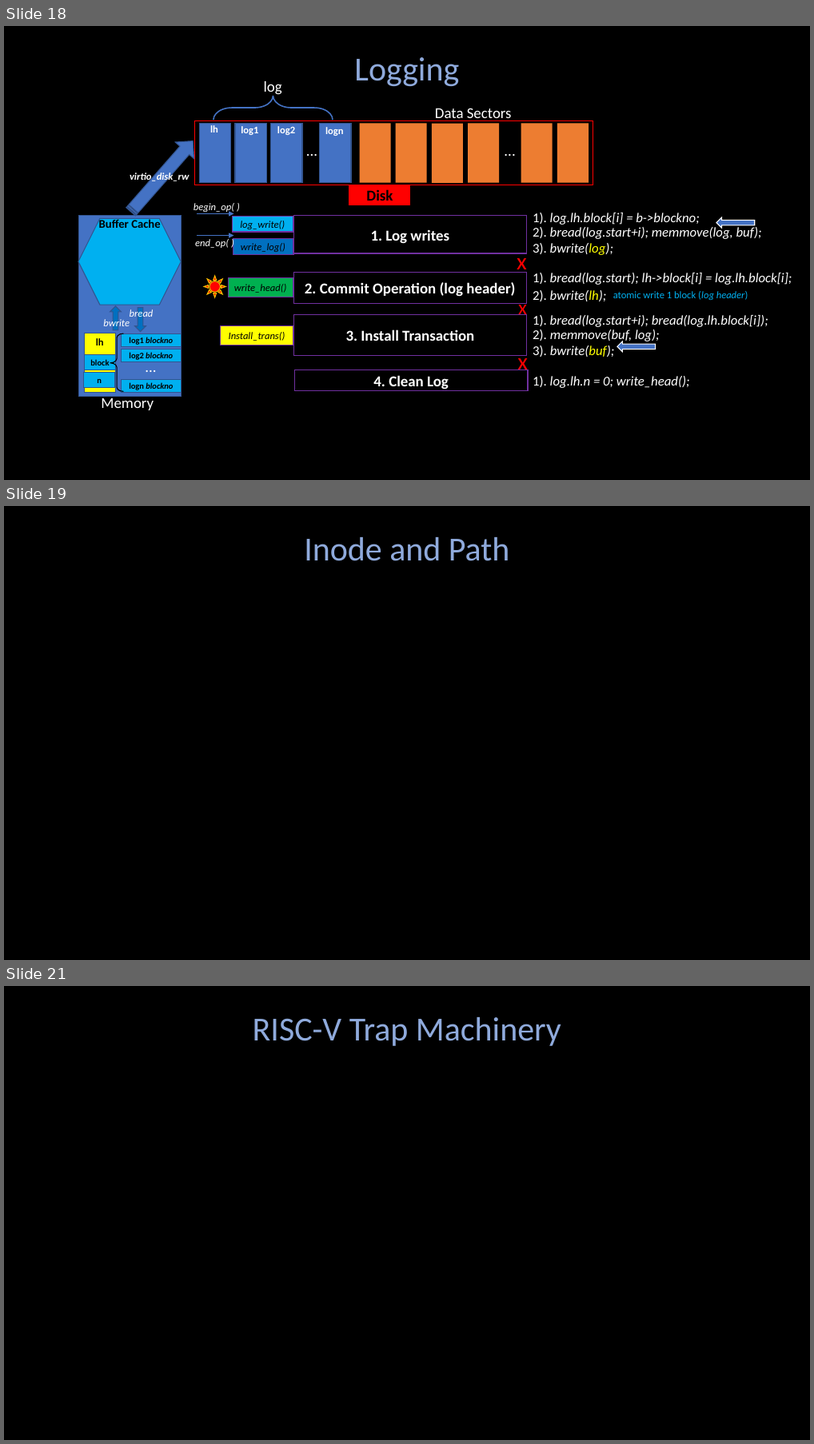
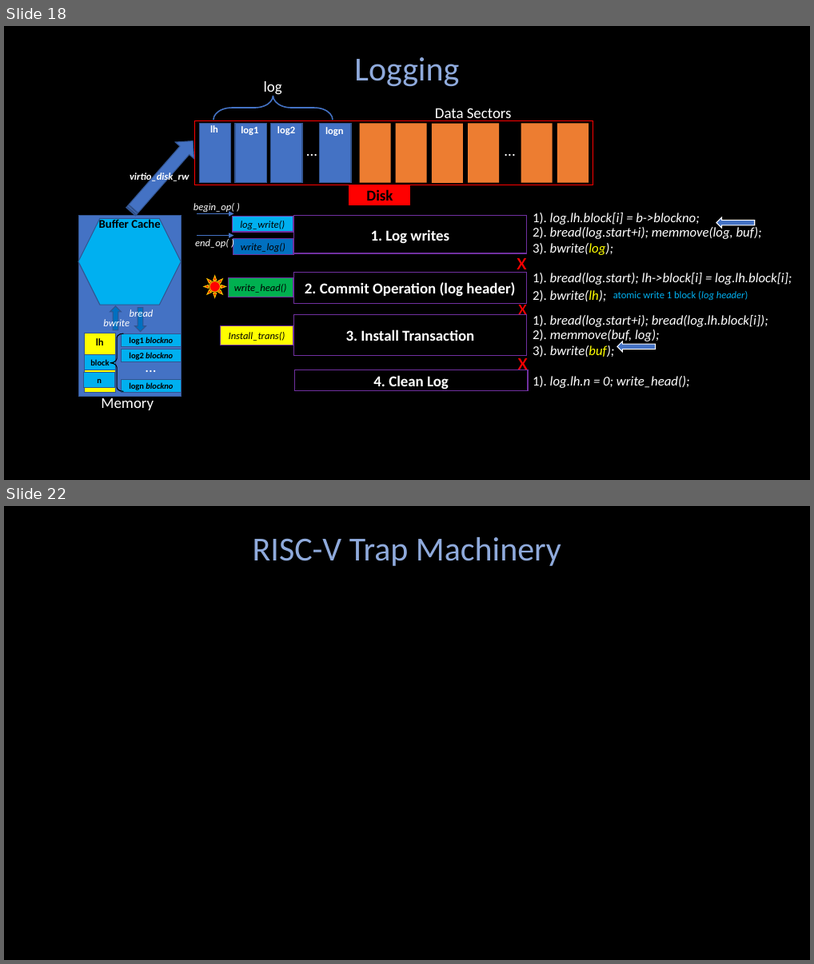
Before and after one commit to Angold-4/os, a slide deck: docs/figures/os1.pptx. Shown one above the other, each under a label of ours: slides 18, 19 and 21 before the commit, slides 18 and 22 after it; the slides between them are not shown. The pictures are 814x1444 and 814x964 pixels, drawn with LibreOffice and Linux fonts; fonts in the diff are those of the drawing. Boxes give left, top, right and bottom in pixels: in the first picture for what was removed or moved away, otherwise in the second. Text is boxed around its words. In the diff, an @@ line names an element or a change of style, - is before the commit and + after.

Commit message:
add figures related to inode

```diff
--- a/docs/figures/os1.pptx
+++ b/docs/figures/os1.pptx
@@ slide 19 removed at [4, 506, 810, 960], background #000000 @@
@@ text removed at [304, 537, 510, 561] @@
-Inode and Path
@@ what was slide 21 is now slide 22 @@
```
Also in this commit, not shown: 3 slides added, 1 other slide removed.
